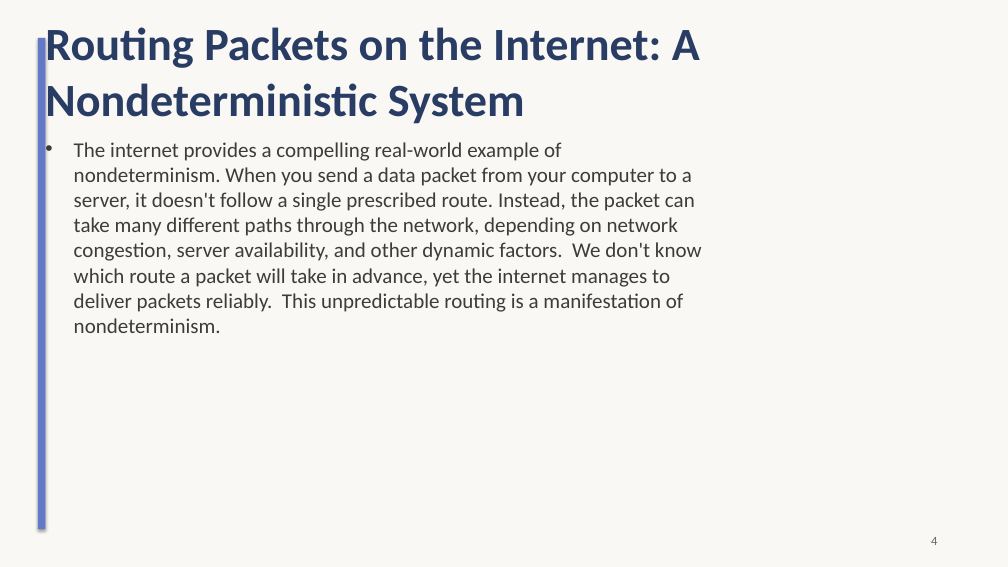
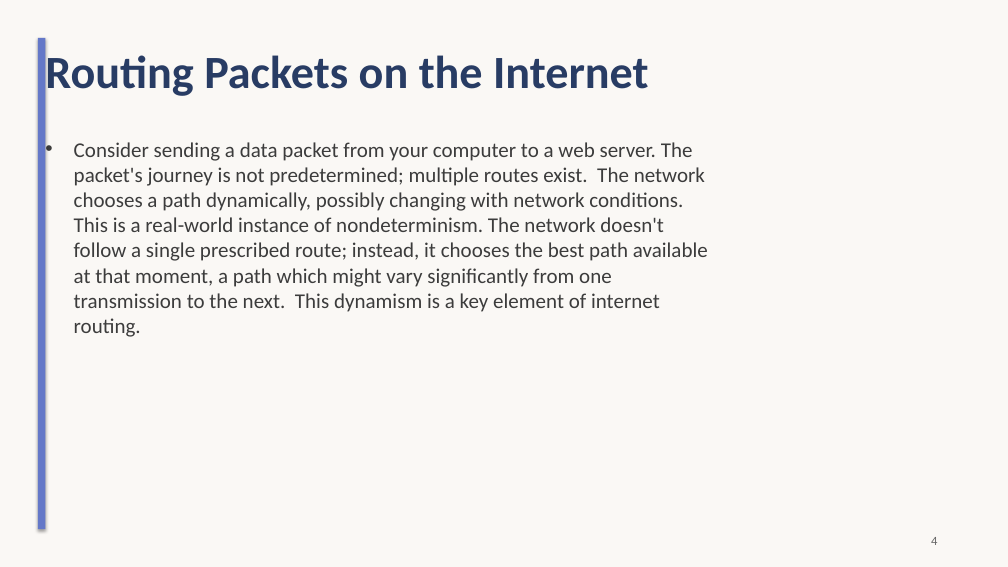
Before and after one commit to sanskarsri26/pdf-to-lecture, a slide deck: slide 4 of Styled_Slides.pptx. Drawn at 1008x567 pixels with LibreOffice and Linux fonts; fonts in the diff are those of the drawing. Boxes give left, top, right and bottom in pixels: in the first picture for what was removed or moved away, otherwise in the second. Text is boxed around its words. In the diff, an @@ line names an element or a change of style, - is before the commit and + after.

```diff
--- a/Styled_Slides.pptx
+++ b/Styled_Slides.pptx
@@ title at [45,49,648,99]: text changed @@
-Routing Packets on the Internet: A Nondeterministic System
+Routing Packets on the Internet
@@ text at [74,142,708,337]: text changed @@
-• The internet provides a compelling real-world example of nondeterminism. When you send a data packet from your computer to a server, it doesn't follow a single prescribed route. Instead, the packet can take many different paths through the network, depending on network congestion, server availability, and other dynamic factors. We don't know which route a packet will take in advance, yet the internet manages to deliver packets reliably. This unpredictable routing is a manifestation of nondeterminism.
+• Consider sending a data packet from your computer to a web server. The packet's journey is not predetermined; multiple routes exist. The network chooses a path dynamically, possibly changing with network conditions. This is a real-world instance of nondeterminism. The network doesn't follow a single prescribed route; instead, it chooses the best path available at that moment, a path which might vary significantly from one transmission to the next. This dynamism is a key element of internet routing.
```
Also in this commit, not shown: 8 other slides changed, 4 other files.
